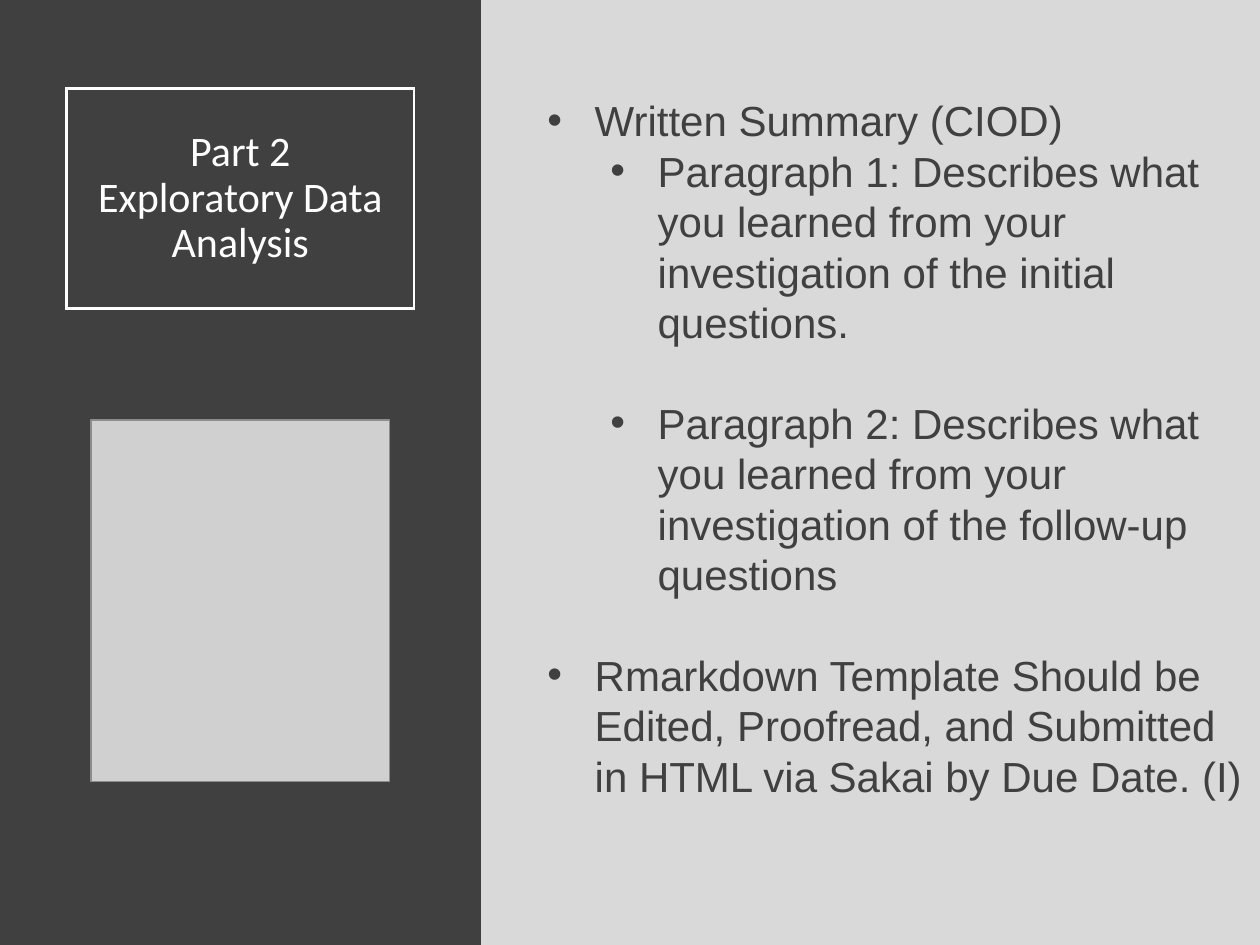
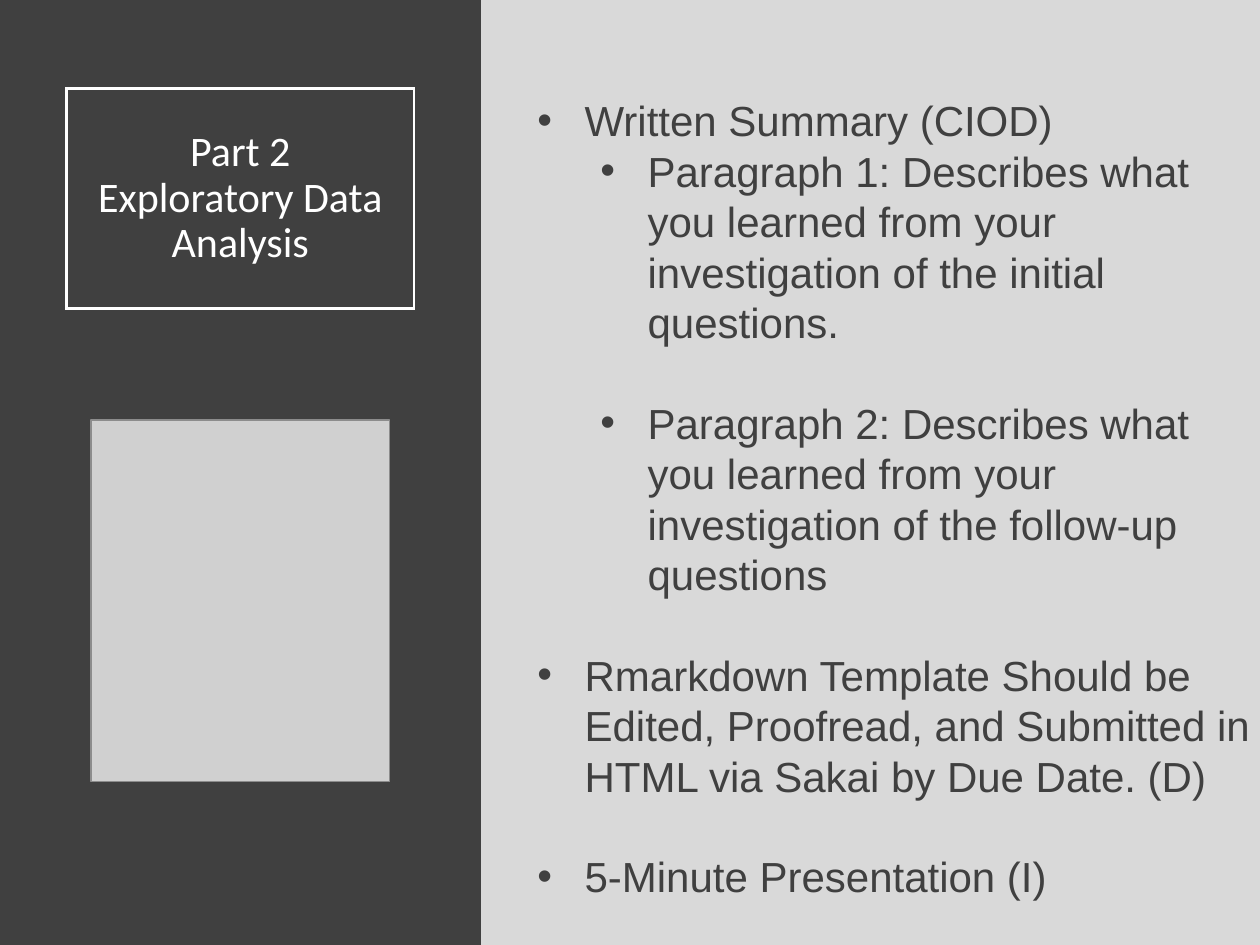
Before and after one commit to Yixf-Self/STOR320_WEBSITE, a slide deck: slide 14 of Lecture/Lecture 10/Lecture 10.pptx. Drawn at 1260x945 pixels with LibreOffice and Linux fonts; fonts in the diff are those of the drawing; grey boxes stand for pictures. Boxes give left, top, right and bottom in pixels: in the first picture for what was removed or moved away, otherwise in the second. Text is boxed around its words. In the diff, an @@ line names an element or a change of style, - is before the commit and + after.

```diff
--- a/Lecture/Lecture 10/Lecture 10.pptx
+++ b/Lecture/Lecture 10/Lecture 10.pptx
@@ text "Written Summary (CIOD)": place and size @@
-text "Written Summary (CIOD)" at [595, 105, 1242, 800]
+text "Written Summary (CIOD)" at [585, 105, 1250, 901]
@@ text at [585, 660, 1250, 901]: text changed @@
-• Rmarkdown Template Should be Edited, Proofread, and Submitted in HTML via Sakai by Due Date. (I)
+• Rmarkdown Template Should be Edited, Proofread, and Submitted in HTML via Sakai by Due Date. (D)
+• 5-Minute Presentation (I)
```
Also in this commit, not shown: 1 other slide changed, 4 other files.
